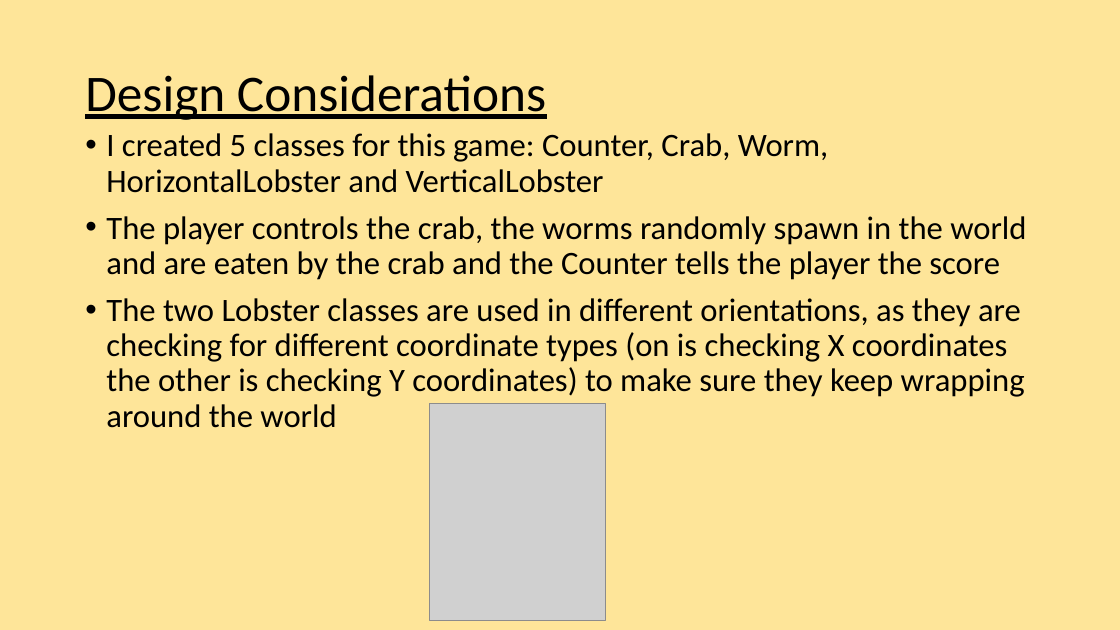
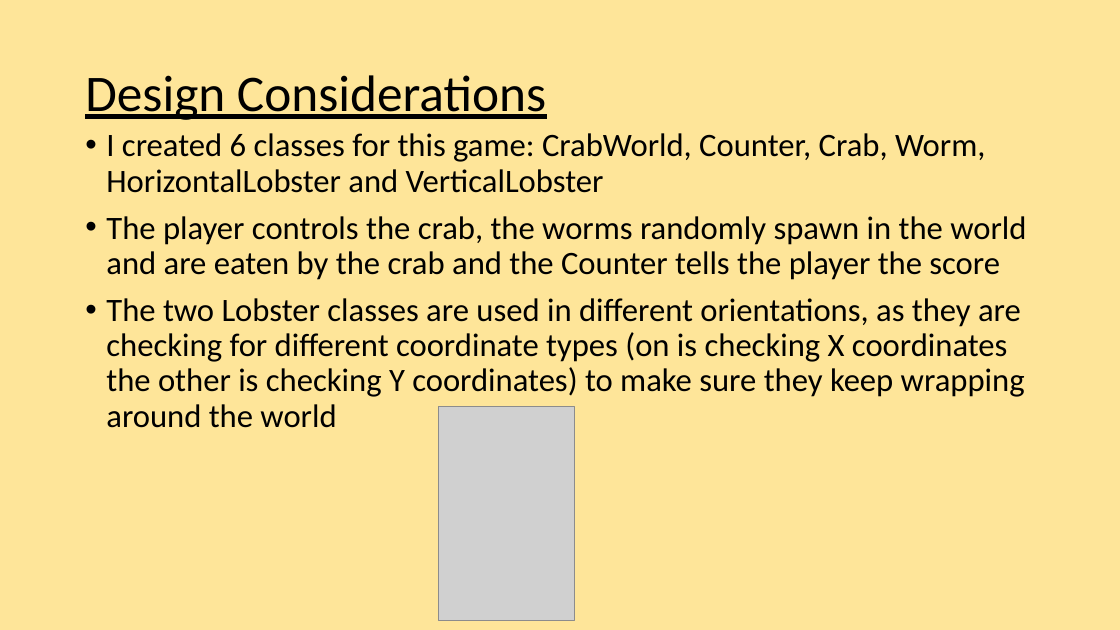
Before and after one commit to es9dpw/CO452-PR1-Crab-Game, a slide deck: slide 3 of Presentation/Crab Game.pptx. Drawn at 1120x630 pixels with LibreOffice and Linux fonts; fonts in the diff are those of the drawing; grey boxes stand for pictures. Boxes give left, top, right and bottom in pixels: in the first picture for what was removed or moved away, otherwise in the second. Text is boxed around its words. In the diff, an @@ line names an element or a change of style, - is before the commit and + after.

```diff
--- a/Presentation/Crab Game.pptx
+++ b/Presentation/Crab Game.pptx
@@ text at (x1=106, y1=133, x2=985, y2=193): text changed @@
-• I created 5 classes for this game: Counter, Crab, Worm, HorizontalLobster and VerticalLobster
+• I created 6 classes for this game: CrabWorld, Counter, Crab, Worm, HorizontalLobster and VerticalLobster
@@ picture resized from (x1=430, y1=404, x2=606, y2=621) to (x1=439, y1=407, x2=575, y2=621) @@
```
Also in this commit, not shown: 2 other files.
